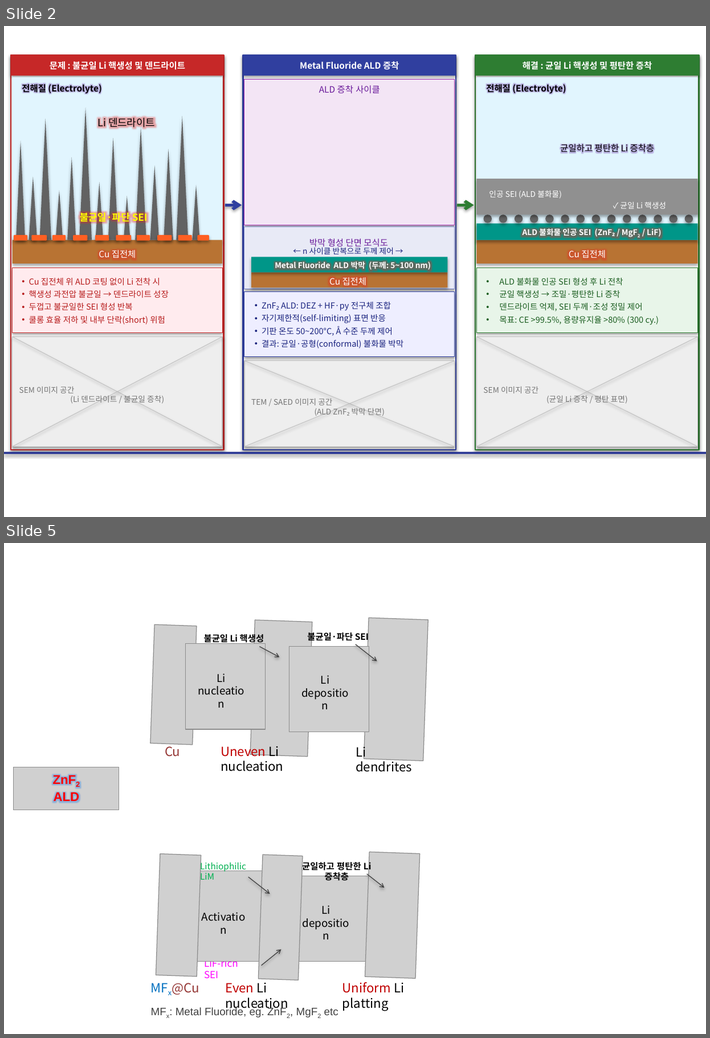
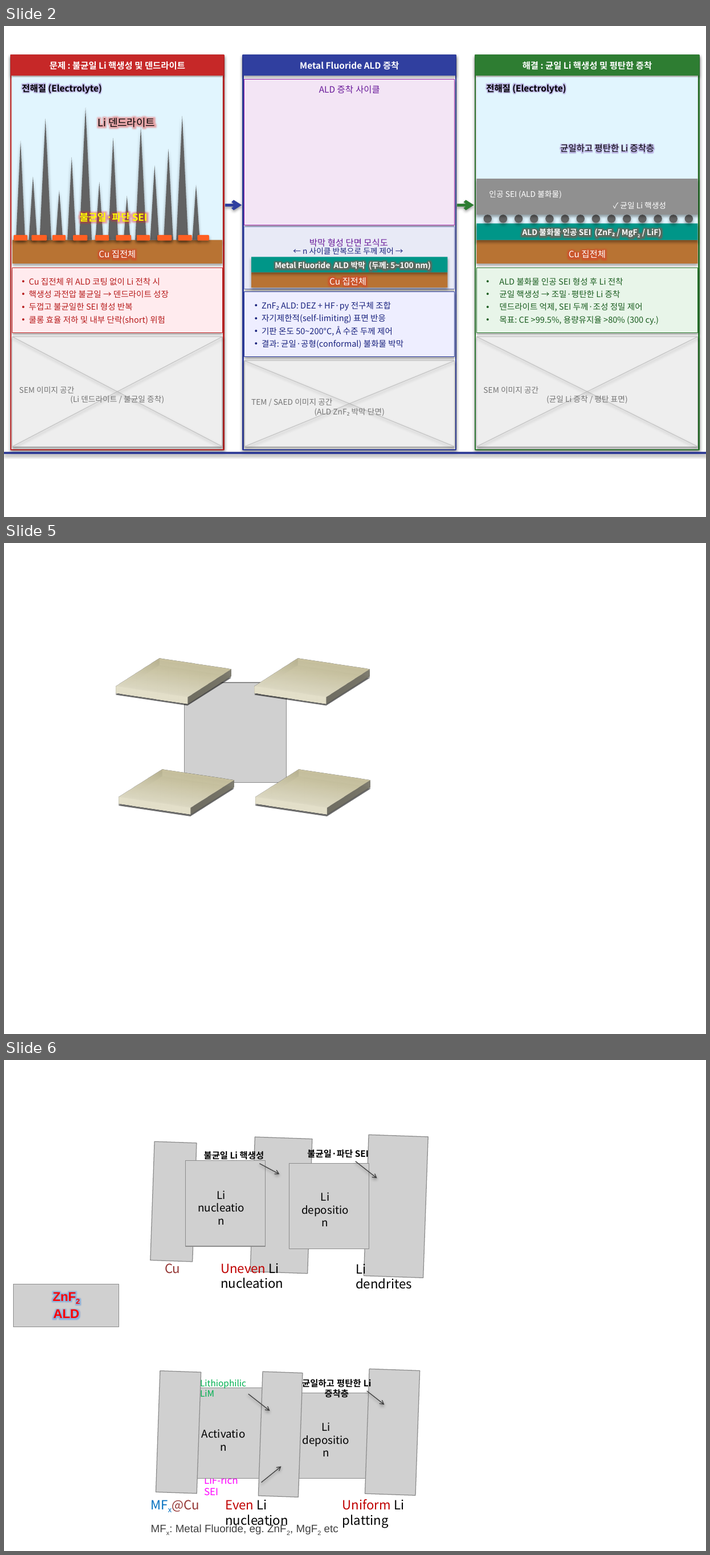
Before and after one commit to Logos365/SMLEE, a slide deck: 030_Project/032_Proposed Project/09_개인기초 2차/그림2_연구로드맵.pptx. Shown one above the other, each under a label of ours: slides 2 and 5 before the commit, slides 2, 5 and 6 after it; the slides between them are not shown. The pictures are 710x1038 and 710x1555 pixels, drawn with LibreOffice and Linux fonts; fonts in the diff are those of the drawing; grey boxes stand for pictures; background and template pictures are left out. Boxes give left, top, right and bottom in pixels: in the first picture for what was removed or moved away, otherwise in the second. Text is boxed around its words. In the diff, an @@ line names an element or a change of style, - is before the commit and + after.

```diff
--- a/030_Project/032_Proposed Project/09_개인기초 2차/그림2_연구로드맵.pptx
+++ b/030_Project/032_Proposed Project/09_개인기초 2차/그림2_연구로드맵.pptx
@@ slide 5 added at [4, 543, 706, 1034], background #FFFFFF @@
@@ rectangle added at [134, 628, 213, 728], fill gradient #DDD9C3 to #C4BD97 @@
@@ rectangle added at [272, 628, 352, 728], fill gradient #DDD9C3 to #C4BD97 @@
@@ picture added at [185, 683, 286, 783] @@
@@ rectangle added at [137, 740, 216, 839], fill gradient #DDD9C3 to #C4BD97 @@
@@ rectangle added at [273, 740, 352, 839], fill gradient #DDD9C3 to #C4BD97 @@
@@ what was slide 5 is now slide 6 @@
```
Also in this commit, not shown: 1 slide changed, 1 other slide added, 1 slide removed.
